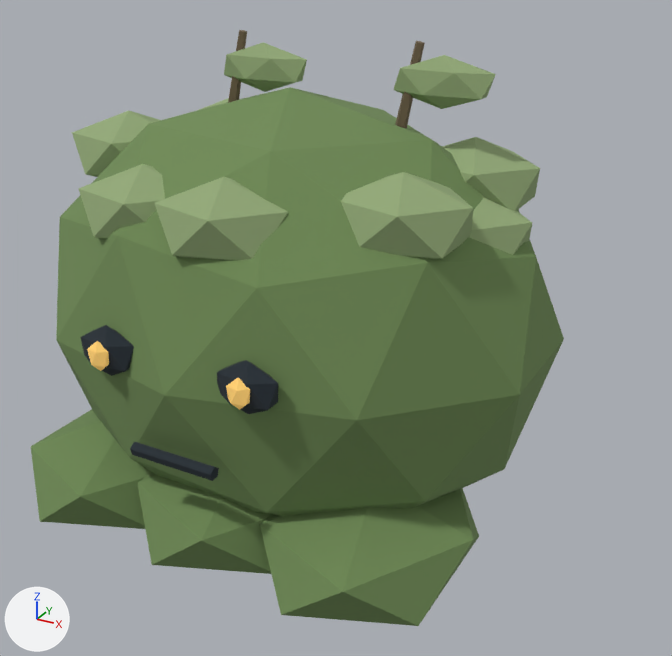
One commit to the glTF model public/models/characters/moss_slime.glb: the scene before it, then after it.
Both versions are drawn from a 50 mm lens placed at (1.009, -1.641, 1.292), pointed at (0.03, 0.139, 0.402). Lighting does not change. The marker at lower left points along +X, +Y and +Z. The first picture is the older version. Both versions are drawn at frame 1 of the action 'hit'; the numbers are the values there.

Objects in the first picture: 'Moss cushion', 'Moss cushion.002', 'Moss cushion.004', 'Moss cushion.005', 'Moss cushion.007', 'Moss cushion.008', 'Mossback body', 'Soft foot lobe', 'Soft foot lobe.001', 'Soft foot lobe.002', 'Sprout leaf', 'Sprout leaf.001' and 8 more.
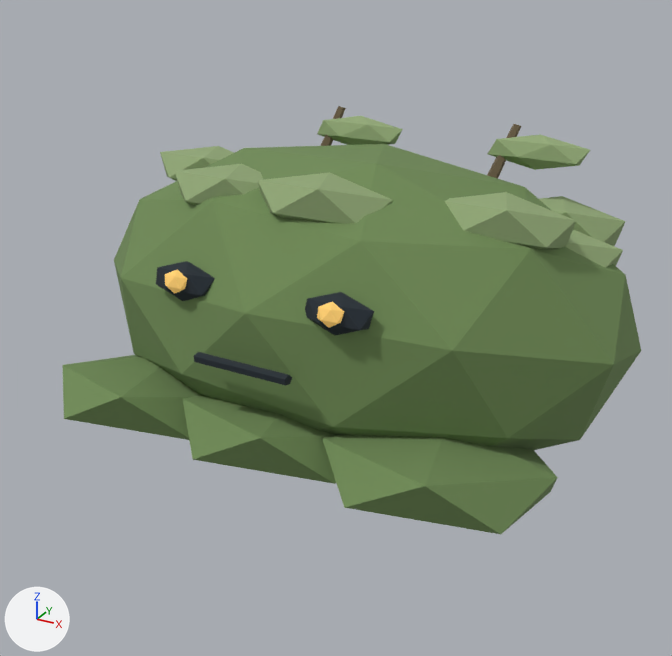
ob_joint_body_001 is not drawn itself; it is the parent of ob_amber_iris, ob_amber_iris_001, ob_deep_eye_socket, ob_deep_eye_socket_001, ob_moss_cushion, ob_moss_cushion_001, ob_moss_cushion_002, ob_moss_cushion_003.

Boxes [x1, y1, x2, y2] around the edits, measured in the pictures (672 x 656 px):
```json
{"object": "Mossback body", "change": "moved, turned, rescaled", "before": [56, 87, 564, 516], "after": [114, 144, 641, 450]}
{"object": "Soft foot lobe.002", "change": "moved, turned, rescaled", "before": [260, 488, 479, 626], "after": [322, 435, 558, 534]}
{"object": "Soft foot lobe.001", "change": "moved, turned, rescaled", "before": [137, 473, 272, 574], "after": [183, 395, 336, 484]}
{"object": "Soft foot lobe", "change": "moved, turned, rescaled", "before": [31, 409, 153, 529], "after": [63, 355, 200, 440]}
{"object": "Moss cushion.005", "change": "moved, turned, rescaled", "before": [341, 172, 473, 259], "after": [445, 192, 576, 249]}
{"object": "Moss cushion.002", "change": "moved, turned, rescaled", "before": [154, 177, 288, 260], "after": [258, 172, 393, 224]}
{"object": "Moss cushion.007", "change": "moved, turned, rescaled", "before": [79, 164, 165, 238], "after": [175, 164, 263, 205]}
{"object": "Sprout leaf.001", "change": "moved, turned, rescaled", "before": [394, 55, 496, 109], "after": [488, 134, 590, 170]}
{"object": "Moss cushion.008", "change": "moved, turned, rescaled", "before": [442, 137, 540, 211], "after": [539, 196, 626, 246]}
{"object": "Sprout leaf", "change": "moved, turned, rescaled", "before": [224, 42, 307, 92], "after": [317, 116, 403, 145]}
{"object": "Moss cushion.004", "change": "moved, turned, rescaled", "before": [72, 111, 160, 177], "after": [160, 146, 234, 181]}
{"object": "Deep eye socket.001", "change": "moved, turned, rescaled", "before": [217, 360, 278, 414], "after": [305, 292, 374, 335]}
{"object": "Moss cushion", "change": "moved, turned, rescaled", "before": [469, 198, 532, 255], "after": [565, 230, 623, 268]}
{"object": "Deep eye socket", "change": "moved, turned, rescaled", "before": [80, 325, 134, 376], "after": [156, 261, 215, 301]}
{"object": "Mouth seam", "change": "moved, turned, rescaled", "before": [130, 442, 219, 481], "after": [193, 352, 292, 385]}
{"object": "Amber iris.001", "change": "moved, turned, rescaled", "before": [226, 378, 250, 410], "after": [317, 301, 344, 328]}
{"object": "Sprout stem.001", "change": "moved, turned, rescaled", "before": [395, 41, 425, 128], "after": [487, 124, 521, 179]}
{"object": "Amber iris", "change": "moved, turned, rescaled", "before": [87, 341, 109, 371], "after": [165, 269, 187, 294]}
{"object": "Sprout stem", "change": "moved, turned, rescaled", "before": [228, 30, 247, 103], "after": [321, 106, 346, 146]}
{"object": "Moss cushion.001", "change": "moved, turned, rescaled", "before": [199, 98, 229, 110], "on screen": "not visible afterwards"}
```

Scene script edits in JSON lines:
```json
{"op": "set", "path": "ob_joint_body_001.location", "old": "(0.0, 0.0, 0.05)", "new": "(0.0, 0.22, 0.05)"}
{"op": "set", "path": "ob_joint_body_001.rotation_euler", "old": "(0.0, 0.0, 0.0)", "new": "(-0.3, 0.0, 0.0)", "note": "degrees (0, 0, 0) -> degrees (-17, 0, 0)"}
{"op": "set", "path": "ob_joint_body_001.scale", "old": "(1.0, 1.0, 1.0)", "new": "(1.18, 1.18, 0.82)"}
```
